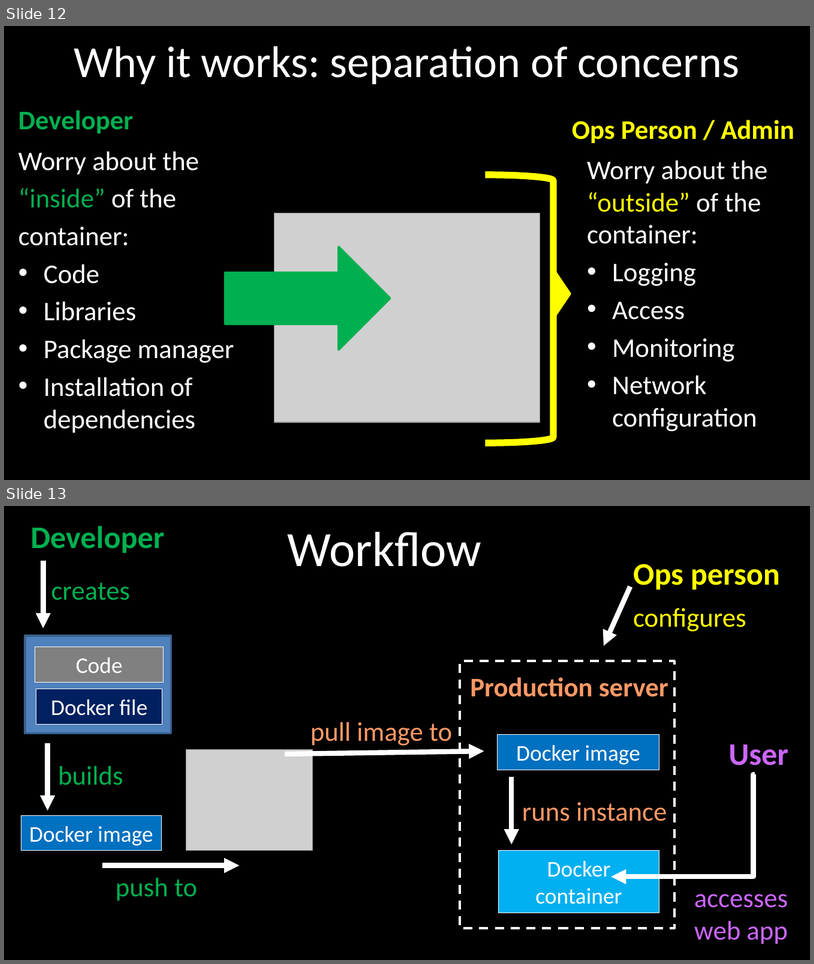
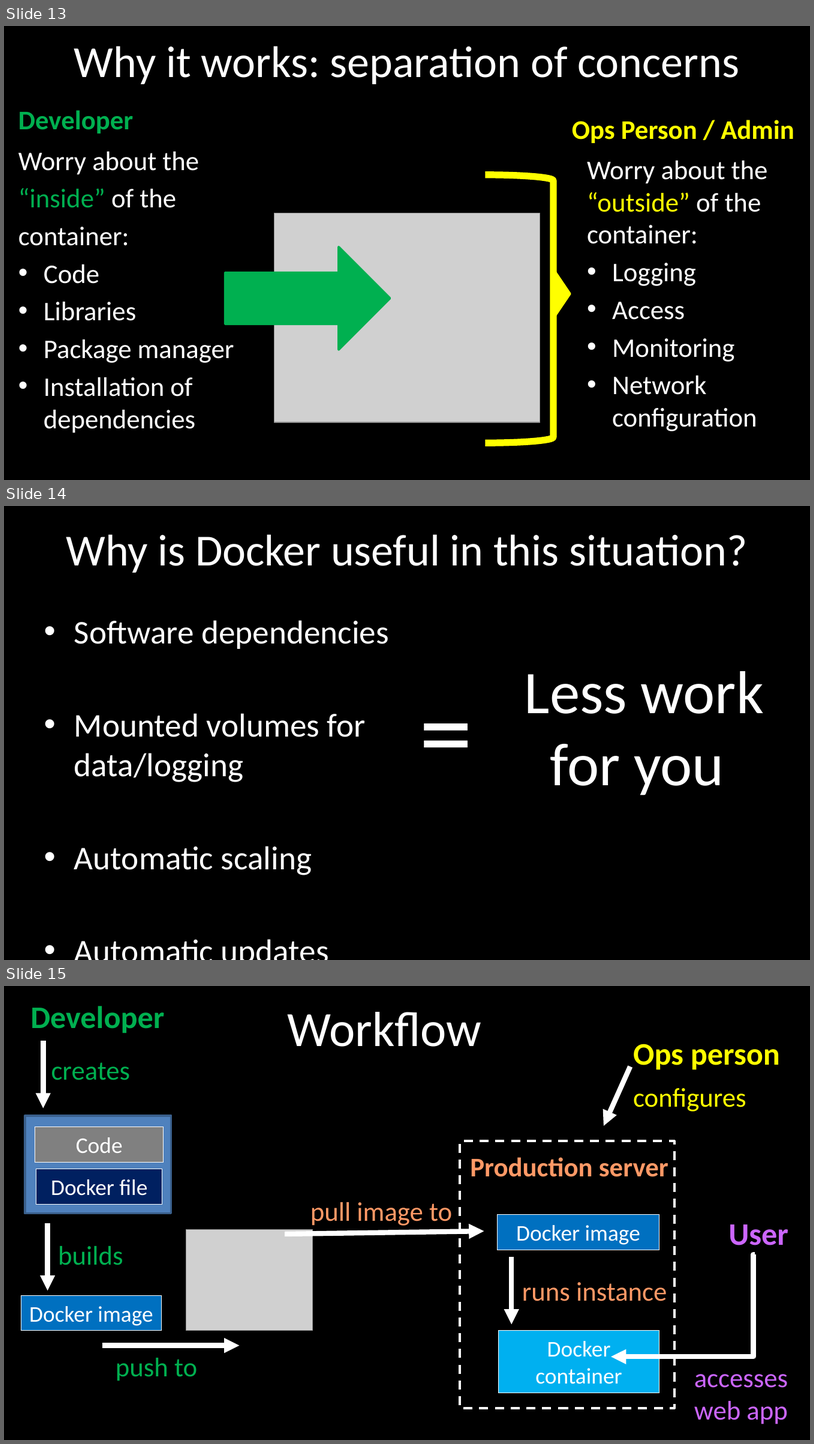
Before and after one commit to jeffreyhanson/abstracts-and-slides, a slide deck: seminars/NCC-docker-14-07-2021/slides.pptx. Shown one above the other, each under a label of ours: slides 12 and 13 before the commit, slides 13, 14 and 15 after it. The pictures are 814x964 and 814x1444 pixels, drawn with LibreOffice and Linux fonts; fonts in the diff are those of the drawing; grey boxes stand for pictures. Boxes give left, top, right and bottom in pixels: in the first picture for what was removed or moved away, otherwise in the second. Text is boxed around its words. In the diff, an @@ line names an element or a change of style, - is before the commit and + after.

Commit message:
update docker  talk

```diff
--- a/seminars/NCC-docker-14-07-2021/slides.pptx
+++ b/seminars/NCC-docker-14-07-2021/slides.pptx
@@ slide 14 added at bbox=[4, 506, 810, 960], background #000000 @@
@@ title added at bbox=[66, 534, 747, 573], 39.6 pt, text #FFFFFF @@
+Why is Docker useful in this situation?
@@ text added at bbox=[74, 620, 389, 875], 29.6 pt, text #FFFFFF @@
+• Software dependencies
+• Mounted volumes for data/logging
+• Automatic scaling
+• Automatic updates
@@ text added at bbox=[411, 658, 467, 797], 96 pt, text #FFFFFF @@
+=
@@ text added at bbox=[525, 671, 764, 795], 54 pt, text #FFFFFF @@
+  Less work for you
@@ what was slide 12 is now slide 13 @@
@@ what was slide 13 is now slide 15 @@
```
Also in this commit, not shown: 1 other slide added.
